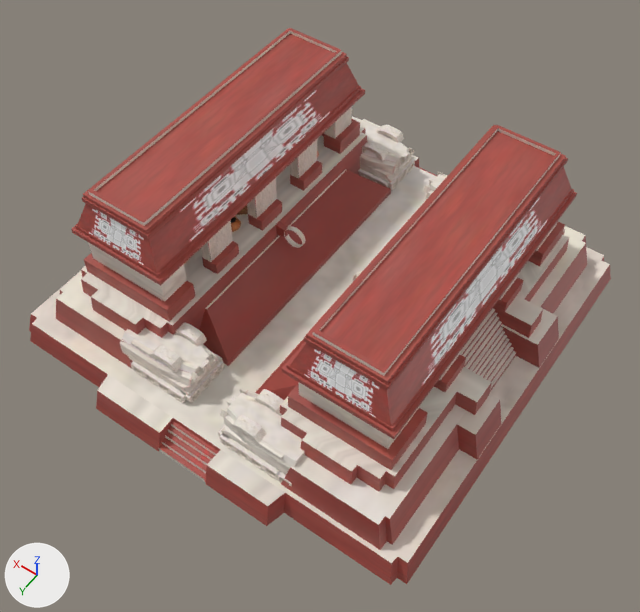
The COLLADA model art/meshes/structural/maya_protoclassic/ball_2.dae as it was, and as the next commit left it.
Camera for both pictures: a camera (50 mm lens) standing at (-23.7, 34.8, 51.4) and looking at (-1.6, 3.8, 2.6). Arrows for +X, +Y and +Z are at lower left; the lights stay in place. Where no turn or scale is listed for an object, it has been applied to the vertices.

In view in the first picture: 'b_2'.
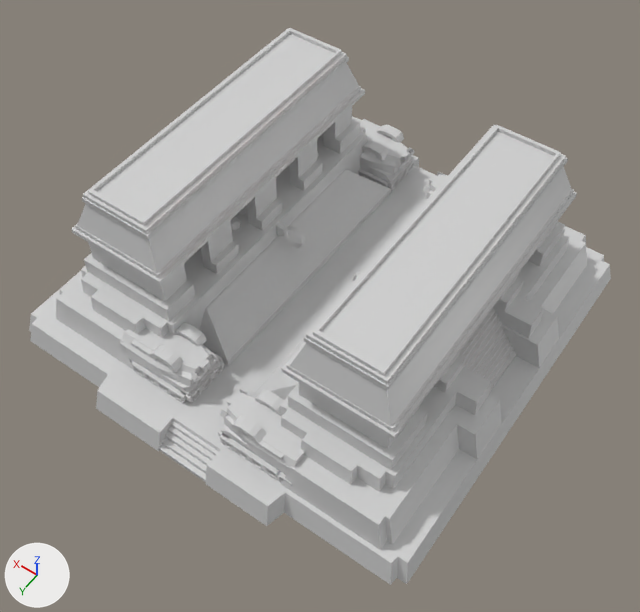
Where the change shows, as pixel boxes [x1, y1, x2, y2] in the pictures (640 x 612 px):
'b_2', recoloured: [29, 28, 611, 585] in both

What changed in the scene script:
```text
Add mat_textura_finais_maia_003:
    mat_textura_finais_maia_003 = principled_material('TEXTURA_FINAIS_MAIA_003')
    mat_textura_finais_maia_003.base_color = (0.64, 0.64, 0.64)  # light grey #d1d1d1
    mat_textura_finais_maia_003.roughness = 0.44
Change me_cubo_635:
    where me_cubo_635.from_pydata(...)  # 3984 vertices, 6902 faces; spans x -16.4..16.5, y -15.9..17.5, z -1.6..12.0
    remove me_cubo_635.materials.append(mat_textura_finais_maia)  # picture img_maya_protoclassic_struct_png_001_png
    add me_cubo_635.materials.append(mat_textura_finais_maia_003)  # light grey #d1d1d1
```
